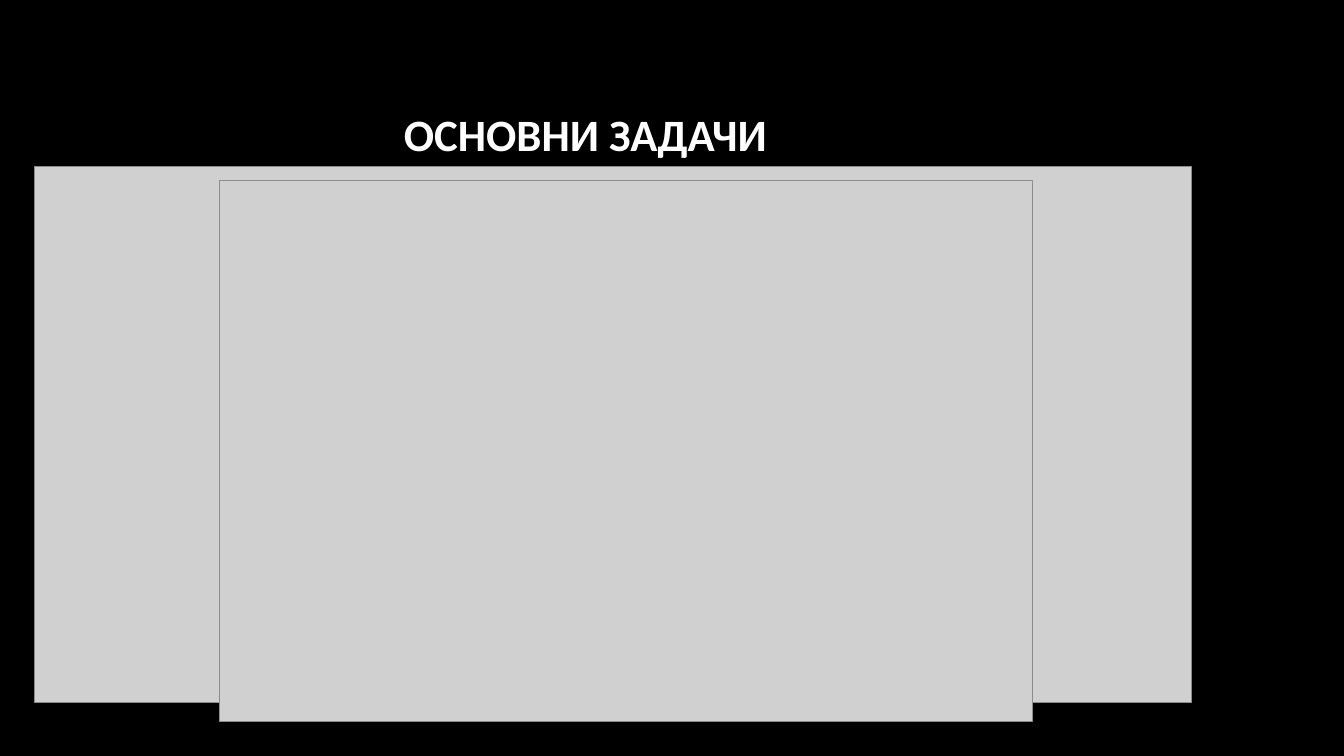
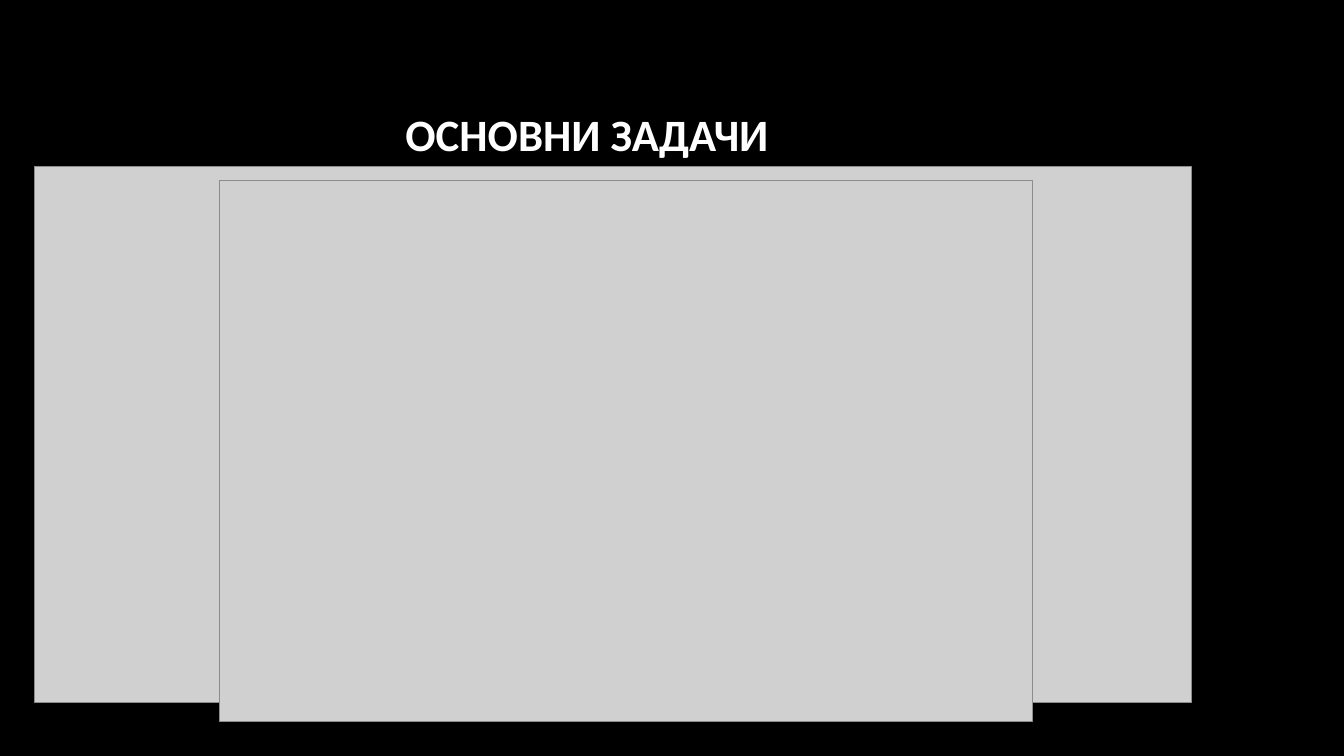
Before and after one commit to pgee-dzi2024/ThemeSP_2603, a slide deck: slide 4 of DR/Защита.pptx. Drawn at 1344x756 pixels with LibreOffice and Linux fonts; fonts in the diff are those of the drawing; grey boxes stand for pictures; background and template pictures are left out. Boxes give left, top, right and bottom in pixels: in the first picture for what was removed or moved away, otherwise in the second. Text is boxed around its words. In the diff, an @@ line names an element or a change of style, - is before the commit and + after.

```diff
--- a/DR/Защита.pptx
+++ b/DR/Защита.pptx
@@ title "ОСНОВНИ ЗАДАЧИ" at box(405, 121, 769, 158): alignment left to centre @@
```
Also in this commit, not shown: 6 other slides changed, 1 slide added, 1 slide removed, 1 other file.
